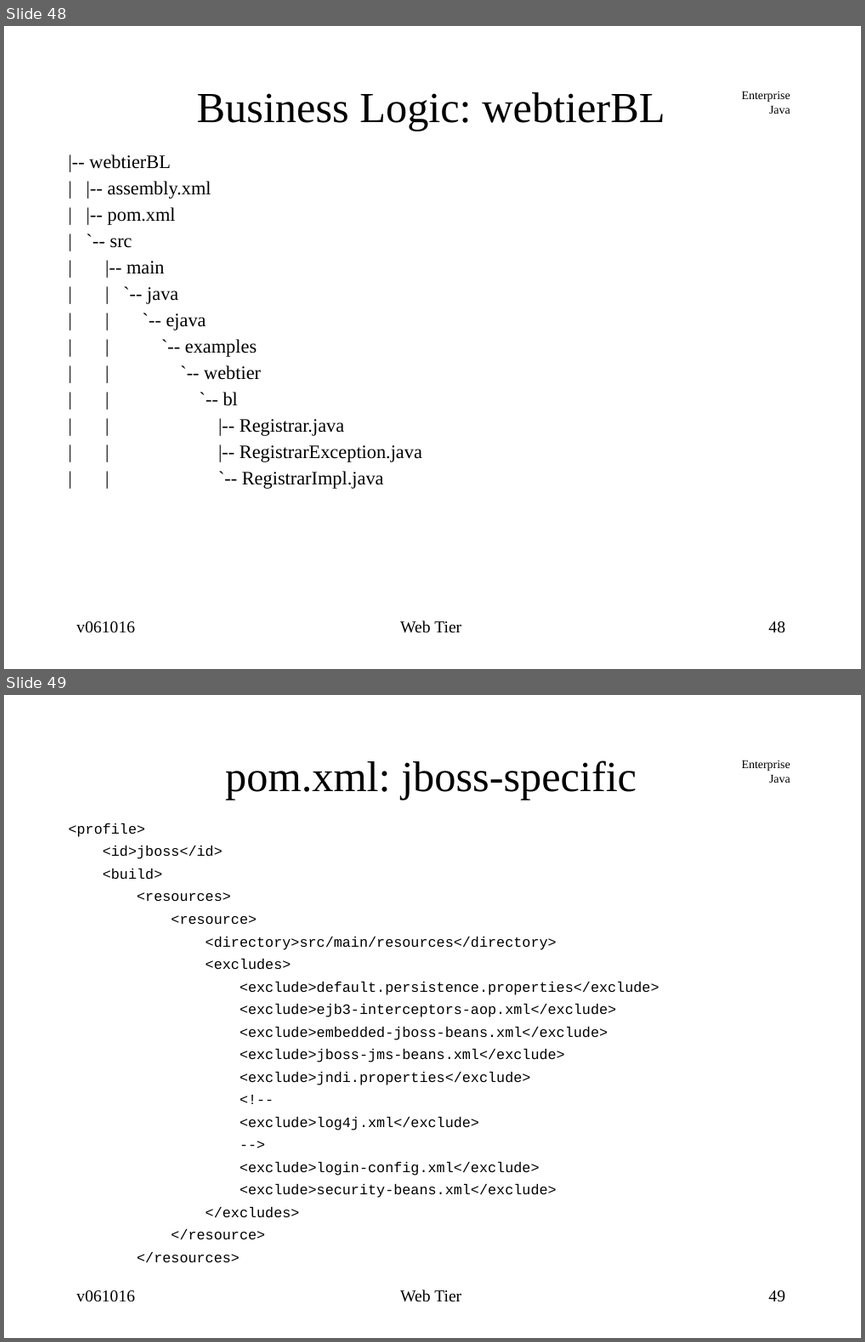
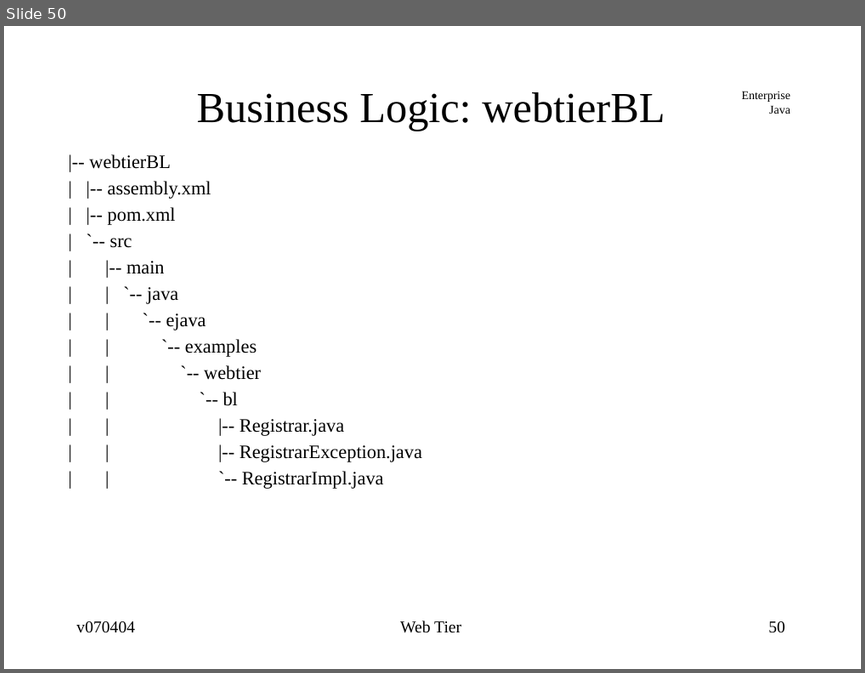
Before and after one commit to jcstaff/ejava-javaee, a slide deck: webtier/src/site/resources/lectures/webTier.ppt. Shown one above the other, each under a label of ours: slides 48 and 49 before the commit, slide 50 after it. The pictures are 865x1342 and 865x673 pixels, drawn with LibreOffice and Linux fonts; fonts in the diff are those of the drawing. Boxes give left, top, right and bottom in pixels: in the first picture for what was removed or moved away, otherwise in the second. Text is boxed around its words. In the diff, an @@ line names an element or a change of style, - is before the commit and + after.

```diff
--- a/webtier/src/site/resources/lectures/webTier.ppt
+++ b/webtier/src/site/resources/lectures/webTier.ppt
@@ slide 49 removed at (4, 695, 861, 1338), background #FFFFFF; not listed: 1 template element that a slide beside it also shows @@
@@ title removed at (225, 760, 636, 800) @@
-pom.xml: jboss-specific
@@ text removed at (69, 823, 659, 1263) @@
-<profile>
-<id>jboss</id>
-<build>
-<resources>
-<resource>
-<directory>src/main/resources</directory>
-<excludes>
-<exclude>default.persistence.properties</exclude>
-<exclude>ejb3-interceptors-aop.xml</exclude>
-<exclude>embedded-jboss-beans.xml</exclude>
-<exclude>jboss-jms-beans.xml</exclude>
-<exclude>jndi.properties</exclude>
-<!--
-<exclude>log4j.xml</exclude>
--->
-<exclude>login-config.xml</exclude>
-<exclude>security-beans.xml</exclude>
-</excludes>
-</resource>
-</resources>
@@ text removed at (76, 1290, 135, 1302) @@
-v061016
@@ text removed at (400, 1289, 461, 1302) @@
-Web Tier
@@ page number removed at (768, 1290, 785, 1302) @@
-49
@@ what was slide 48 is now slide 50 @@
@@ slide 50 changed as well @@
@@ text at (76, 621, 135, 633): text changed @@
-v061016
+v070404
@@ page number at (768, 621, 785, 633): text changed @@
-48
+50
```
Also in this commit, not shown: 48 other slides changed, 2 slides added, 14 other files.
